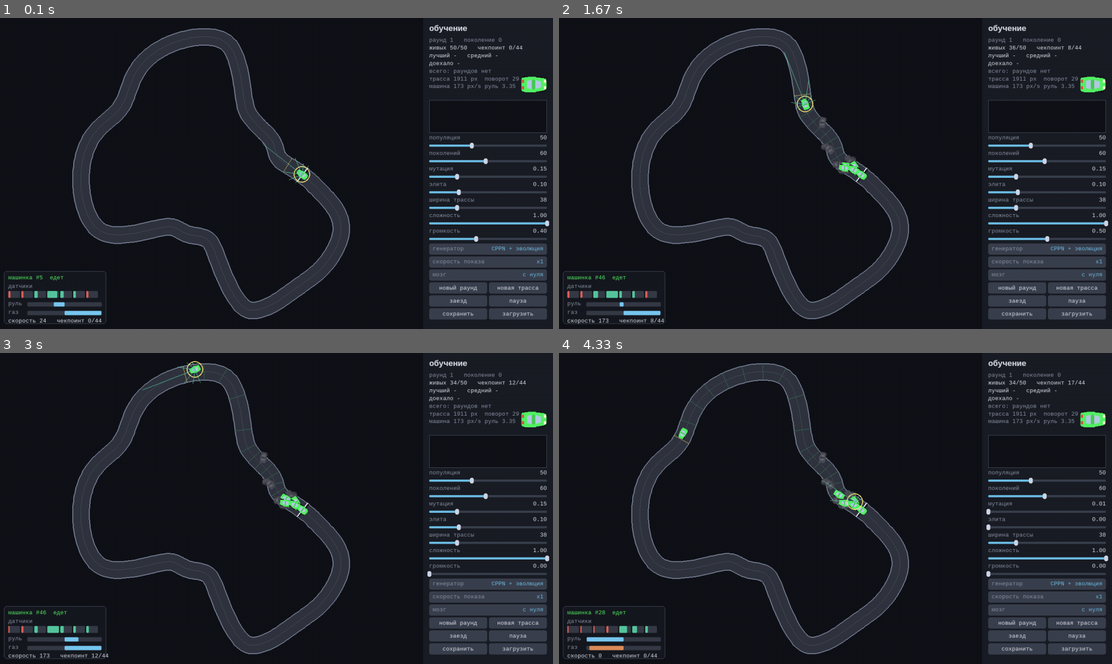
Above: before the commit, frames 1-4 (two rows, left to right).
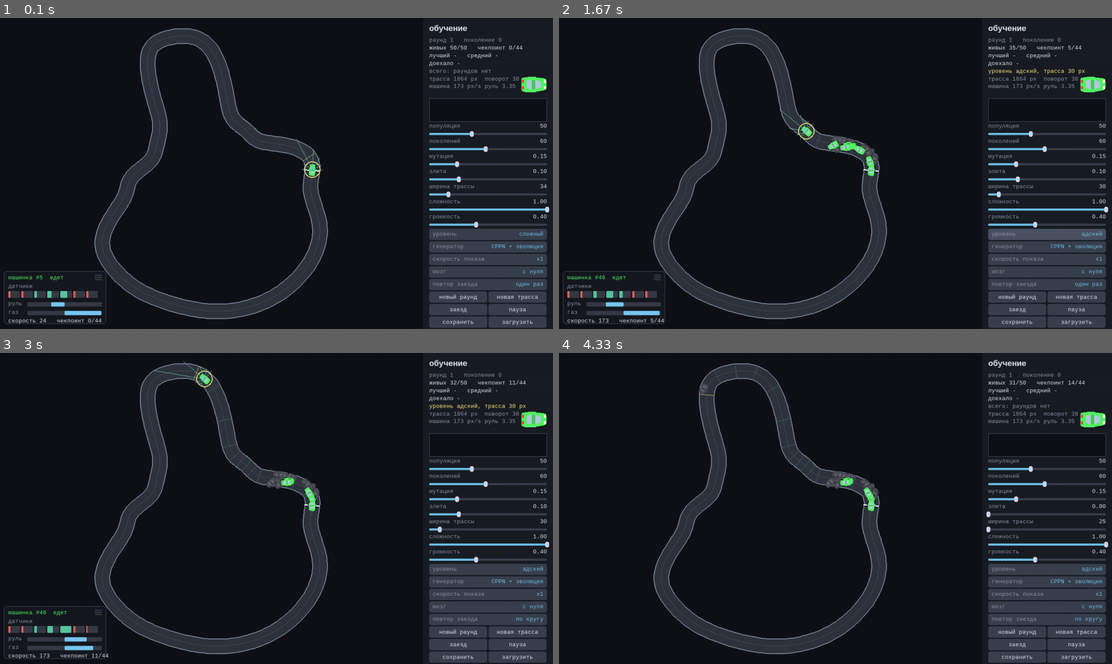
Above: after the commit, the same moments.

Repository: ALEXalesha/AiCar
Game: pygame game, started from main.py
The game is run twice, just before and just after one commit, with the same random seed, the same clock (stepped at 60 frames per second) and the same inputs.
Inputs (mouse positions are in pixels of both pictures, inside the frame that each line leads up to):
- Up to frame 1 (0.1 s): no input
- Up to frame 2 (1.67 s): press the mouse at (835, 195) at 0.37 s; move the mouse to (769, 185) at 0.47 s; release the mouse at (702, 176) at 0.6 s; hold N 0.67-1.13 s; click (1045, 235) at 1.22 s, where only the run after the commit has a clickable "уровень"; hold L from 1.5 s (still down)
- Up to frame 3 (3 s): release L at 1.97 s; press the mouse at (458, 645) at 2.03 s; move the mouse to (265, 570) at 2.13 s; release the mouse at (71, 499) at 2.27 s; press the mouse at (486, 570) at 2.37 s; move the mouse to (458, 595) at 2.47 s; release the mouse at (431, 620) at 2.6 s; press the mouse at (486, 570) at 2.7 s; move the mouse to (453, 524) at 2.8 s; release the mouse at (414, 480) at 2.93 s
- Up to frame 4 (4.33 s): click (614, 632) at 3.05 s, where only the run after the commit has a clickable "машинка #46 едет"; click (929, 427) at 3.38 s; press the mouse at (1045, 524) at 3.7 s; move the mouse to (896, 564) at 3.8 s; release the mouse at (741, 608) at 3.93 s; press the mouse at (1045, 508) at 4.03 s; move the mouse to (973, 533) at 4.13 s; release the mouse at (901, 552) at 4.27 s

The runs differ from the first frame. In frame 1, 19% of the frame differs, in the area x 6-100%, y 3-100%; in frame 2, 19%; in frame 3, 19%; in frame 4, 20%, in the area x 0-100%, y 3-100%.

Commit message:
Уровни сложности, повтор заезда, перетаскиваемая телеметрия, режим без слежения
Уровень это пресет из ширины трассы и сложности. По замеру на 12 сидах
выбран сложный (ширина 34) по умолчанию: доезжают 10 из 12, медиана
16.5 поколений, ни одной мгновенной победы. Прежние 38 давали максимум
пять попыток, что слишком быстро.

Повтор заезда: один раз, по кругу или не показывать.

Телеметрия перетаскивается мышью и не выходит за пределы поля. Клик по
пустому асфальту выключает слежение, клавиша N тоже.

Найдено тестом: телеметрия записывала вычисленный номер обратно в поле
режима, из-за чего режим слежения за лидером молча превращался
в слежение за конкретной машинкой и залипал.

Co-Authored-By: Claude Opus 5 <noreply@anthropic.com>

Diff:
--- a/config.py
+++ b/config.py
@@ -30,7 +30,7 @@
 N_IN = N_RAYS + 1
 
 TRACK_POINTS = 360
-TRACK_WIDTH = 38.0
+TRACK_WIDTH = 34.0
 CHECKPOINT_STEP = 8
 R_MIN, R_MAX = 120.0, 330.0
 LEN_MIN, LEN_MAX = 1800.0, 4500.0
--- a/main.py
+++ b/main.py
@@ -27,10 +27,23 @@
 STATE_NAME = {TRAINING: "обучение", SHOWCASE: "показательный заезд", DONE: "заезд окончен"}
 SPEED_NAMES = ("x1", "x5", "x20", "без отрисовки")
 BRAIN_NAMES = ("с нуля", "продолжить")
+REPLAY_ONCE, REPLAY_LOOP, REPLAY_OFF = "один раз", "по кругу", "не показывать"
+REPLAY_NAMES = (REPLAY_ONCE, REPLAY_LOOP, REPLAY_OFF)
+WATCH_LEADER, WATCH_NONE = "leader", "none"
+
+LEVELS = (
+    ("лёгкий", 46, 0.4),
+    ("обычный", 40, 0.7),
+    ("сложный", 34, 1.0),
+    ("адский", 30, 1.0),
+)
+LEVEL_NAMES = tuple(name for name, _, _ in LEVELS)
+DEFAULT_LEVEL = 2
+PICK_RADIUS = 40.0
 GEN_CPPN, GEN_MODEL = "CPPN + эволюция", "обученная модель"
 
-STATS_H = 176
-GRAPH_H = 76
+STATS_H = 172
+GRAPH_H = 54
 MESSAGE_FRAMES = 150
 
 
@@ -48,13 +61,16 @@
         self.rng = np.random.default_rng(seed)
         self.generator = trackgen.Generator() if trackgen.available() else None
         self.build_panel()
+        self.level_shown = DEFAULT_LEVEL
         self.audio = sound.SoundBank(self.ui.value("volume"))
         self.totals = stats.load_totals()
         self.message = ""
         self.message_left = 0
         self.paused = False
         self.best_brain = None
-        self.watched = None
+        self.watched = WATCH_LEADER
+        self.hud = render.hud_rect(self.view)
+        self.hud_grab = None
         self.last_fitness = None
         self.rounds = 0
         self.running = True
@@ -71,10 +87,12 @@
         p.slider("width", "ширина трассы", 25, 80, cfg.TRACK_WIDTH, integer=True)
         p.slider("difficulty", "сложность", 0.0, 1.0, cfg.DIFFICULTY)
         p.slider("volume", "громкость", 0.0, 1.0, cfg.VOLUME)
+        p.toggle("level", "уровень", LEVEL_NAMES, DEFAULT_LEVEL)
         names = (GEN_CPPN, GEN_MODEL) if self.generator else (GEN_CPPN,)
         p.toggle("generator", "генератор", names)
         p.toggle("speed", "скорость показа", SPEED_NAMES)
         p.toggle("brain", "мозг", BRAIN_NAMES)
+        p.toggle("replay", "повтор заезда", REPLAY_NAMES)
         p.buttons([("round", "новый раунд"), ("track", "новая трасса")])
         p.buttons([("show", "заезд"), ("pause", "пауза")])
         p.buttons([("save", "сохранить"), ("load", "загрузить")])
@@ -121,7 +139,7 @@
         self.rounds += 1
         self.paused = False
         self.state = TRAINING
-        self.watched = None
+        self.watched = WATCH_LEADER
         self.race = race.Race(self.track, self.field, self.car, self.brains)
 
     def say(self, text):
@@ -142,7 +160,10 @@
         if self.race.n_finished or self.gen + 1 >= self.ui.value("generations"):
             self.totals = stats.record_round(self.totals, self.history)
             stats.save_totals(self.totals)
-            self.start_showcase()
+            if self.ui.value("replay") == REPLAY_OFF:
+                self.state = DONE
+            else:
+                self.start_showcase()
             return
 
         self.brains = evolution.evolve(self.brains, fit, self.rng,
@@ -179,6 +200,8 @@
             return
         if self.state == TRAINING:
             self.next_generation()
+        elif self.ui.value("replay") == REPLAY_LOOP:
+            self.start_showcase()
         else:
             self.state = DONE
 
@@ -206,15 +229,41 @@
         elif code == pygame.K_s and self.best_brain is not None:
             self.start_showcase()
         elif code == pygame.K_l:
-            self.watched = None
+            self.watched = WATCH_LEADER
+        elif code == pygame.K_n:
+            self.watched = WATCH_NONE
         elif pygame.K_1 <= code <= pygame.K_4:
             self.ui.widgets["speed"].index = code - pygame.K_1
 
     def click_field(self, pos):
-        if self.view.collidepoint(pos):
-            self.watched = self.race.nearest_to(self.camera.to_world(pos))
+        if not self.view.collidepoint(pos):
+            return
+        if self.telemetry() and self.hud.collidepoint(pos):
+            self.hud_grab = (pos[0] - self.hud.left, pos[1] - self.hud.top)
+            return
+        world = self.camera.to_world(pos)
+        index = self.race.nearest_to(world)
+        gap = float(np.linalg.norm(self.race.pos[index] - world))
+        self.watched = index if gap * self.camera.scale <= PICK_RADIUS else WATCH_NONE
+
+    def drag_hud(self, pos):
+        if self.hud_grab is None:
+            return
+        self.hud.topleft = (pos[0] - self.hud_grab[0], pos[1] - self.hud_grab[1])
+        self.hud.clamp_ip(self.view)
+
+    def apply_level(self):
+        index = self.ui.widgets["level"].index
+        if index == self.level_shown:
+            return
+        self.level_shown = index
+        _, width, difficulty = LEVELS[index]
+        self.ui.widgets["width"].value = width
+        self.ui.widgets["difficulty"].value = difficulty
+        self.say(f"уровень {LEVEL_NAMES[index]}, трасса {width} px")
 
     def apply_buttons(self):
+        self.apply_level()
         if self.ui.clicked("round"):
             self.new_round(new_car=True)
         if self.ui.clicked("track"):
@@ -248,8 +297,13 @@
         self.say("мозг загружен, поколение перезапущено")
 
     def telemetry(self):
-        index = self.race.watch(self.watched)
-        self.watched = index
+        if self.watched == WATCH_NONE:
+            return None
+        if self.watched == WATCH_LEADER:
+            index = self.race.leader
+        else:
+            index = self.race.watch(self.watched)
+            self.watched = index
         obs = self.race.observe()
         action = brain.forward(self.race.brains, obs)
         return {
@@ -272,10 +326,12 @@
             render.draw_path(self.screen, self.camera, self.path, render._lighter(self.car.color))
 
         watch = self.telemetry()
-        render.draw_cars(self.screen, self.camera, self.race, self.car, watch["index"])
-        render.draw_rays(self.screen, self.camera, self.race.pos[watch["index"]],
-                         self.race.angle[watch["index"]], watch["rays"] * cfg.RAY_MAX)
-        render.draw_telemetry(self.screen, self.view, self.font, self.car, watch)
+        render.draw_cars(self.screen, self.camera, self.race, self.car,
+                         watch["index"] if watch else None)
+        if watch:
+            render.draw_rays(self.screen, self.camera, self.race.pos[watch["index"]],
+                             self.race.angle[watch["index"]], watch["rays"] * cfg.RAY_MAX)
+            render.draw_telemetry(self.screen, self.hud, self.font, self.car, watch)
 
     def draw_stats(self):
         x = self.panel_rect.left + self.ui.pad
@@ -332,7 +388,11 @@
                 elif event.type == pygame.MOUSEBUTTONDOWN and event.button == 1:
                     self.click_field(event.pos)
                     self.ui.handle(event)
+                elif event.type == pygame.MOUSEMOTION and self.hud_grab is not None:
+                    self.drag_hud(event.pos)
                 else:
+                    if event.type == pygame.MOUSEBUTTONUP:
+                        self.hud_grab = None
                     self.ui.handle(event)
             self.apply_buttons()
 
--- a/render.py
+++ b/render.py
@@ -172,14 +172,20 @@
                          border_radius=2)
 
 
-def draw_telemetry(surf, view, font, veh, watch):
-    box = pygame.Rect(view.left + HUD_PAD, view.bottom - HUD_H - HUD_PAD, HUD_W, HUD_H)
+def hud_rect(view):
+    return pygame.Rect(view.left + HUD_PAD, view.bottom - HUD_H - HUD_PAD, HUD_W, HUD_H)
+
+
+def draw_telemetry(surf, box, font, veh, watch):
     pygame.draw.rect(surf, HUD_BG, box, border_radius=6)
     pygame.draw.rect(surf, MIDLINE, box, 1, border_radius=6)
 
     x, y = box.left + 10, box.top + 8
     state = "едет" if watch["alive"] else ("финиш" if watch["finished"] else "разбилась")
     surf.blit(font.render(f"машинка #{watch['index']}  {state}", True, veh.color), (x, y))
+    grip = pygame.Rect(box.right - 26, box.top + 8, 16, 3)
+    for row in range(3):
+        pygame.draw.rect(surf, BAR_BG, grip.move(0, row * 5))
     y += 20
 
     surf.blit(font.render("датчики", True, TEXT_DIM), (x, y))
--- /dev/null
+++ b/tests/test_game.py
@@ -0,0 +1,151 @@
+import functools
+import os
+
+import numpy as np
+import pygame
+
+os.environ.setdefault("SDL_VIDEODRIVER", "dummy")
+os.environ.setdefault("SDL_AUDIODRIVER", "dummy")
+
+import main
+
+
+@functools.lru_cache(maxsize=1)
+def game():
+    return main.Game(seed=0)
+
+
+def fresh():
+    g = game()
+    g.watched = main.WATCH_LEADER
+    g.hud = main.render.hud_rect(g.view)
+    g.hud_grab = None
+    return g
+
+
+def test_watching_nobody_hides_the_telemetry():
+    g = fresh()
+    g.watched = main.WATCH_NONE
+    assert g.telemetry() is None
+
+
+def test_watching_the_leader_picks_the_best_car():
+    g = fresh()
+    assert g.telemetry()["index"] == g.race.leader
+
+
+def test_watching_a_chosen_car_keeps_it():
+    g = fresh()
+    g.watched = 7
+    assert g.telemetry()["index"] == 7
+
+
+def test_telemetry_reports_what_the_network_sees():
+    g = fresh()
+    watch = g.telemetry()
+    assert len(watch["rays"]) == main.cfg.N_RAYS
+    assert np.all(watch["rays"] >= 0.0) and np.all(watch["rays"] <= 1.0)
+    assert -1.0 <= watch["steer"] <= 1.0
+    assert -1.0 <= watch["throttle"] <= 1.0
+
+
+def test_clicking_a_car_starts_watching_it():
+    g = fresh()
+    target = 11
+    point = g.camera.to_screen(g.race.pos[target])[0]
+    g.click_field((int(point[0]), int(point[1])))
+    assert g.race.watch(g.watched) in range(g.race.n)
+    assert g.watched != main.WATCH_NONE
+
+
+def test_clicking_empty_asphalt_stops_watching():
+    g = fresh()
+    far = g.camera.to_screen(g.track.center[len(g.track.center) // 2])[0]
+    g.click_field((int(far[0]), int(far[1])))
+    assert g.watched == main.WATCH_NONE
+
+
+def test_clicking_the_panel_changes_nothing():
+    g = fresh()
+    before = g.watched
+    g.click_field((g.panel_rect.centerx, g.panel_rect.centery))
+    assert g.watched == before
+
+
+def test_clicking_the_telemetry_grabs_it_instead_of_a_car():
+    g = fresh()
+    before = g.watched
+    g.click_field(g.hud.center)
+    assert g.hud_grab is not None
+    assert g.watched == before
+
+
+def test_dragging_moves_the_telemetry():
+    g = fresh()
+    g.click_field(g.hud.center)
+    g.drag_hud((500, 300))
+    assert g.hud.collidepoint(500, 300)
+
+
+def test_the_telemetry_cannot_leave_the_field():
+    g = fresh()
+    g.click_field(g.hud.center)
+    for target in ((-4000, -4000), (9000, 9000)):
+        g.drag_hud(target)
+        assert g.view.contains(g.hud)
+
+
+def test_dragging_without_a_grab_does_nothing():
+    g = fresh()
+    before = g.hud.topleft
+    g.drag_hud((500, 300))
+    assert g.hud.topleft == before
+
+
+def test_replay_toggle_has_three_modes():
+    assert game().ui.widgets["replay"].options == list(main.REPLAY_NAMES)
+
+
+def test_panel_widgets_fit_the_window():
+    g = game()
+    for widget in g.ui.widgets.values():
+        assert g.panel_rect.contains(widget.rect)
+
+
+def test_keys_switch_the_watch_mode():
+    g = fresh()
+    g.key(pygame.K_n)
+    assert g.watched == main.WATCH_NONE
+    g.key(pygame.K_l)
+    assert g.watched == main.WATCH_LEADER
+
+
+def test_levels_go_from_wide_to_narrow():
+    widths = [width for _, width, _ in main.LEVELS]
+    assert widths == sorted(widths, reverse=True)
+
+
+def test_switching_the_level_moves_the_sliders():
+    g = game()
+    for index, (name, width, difficulty) in enumerate(main.LEVELS):
+        g.ui.widgets["level"].index = index
+        g.apply_level()
+        assert g.ui.value("level") == name
+        assert g.ui.value("width") == width
+        assert abs(g.ui.value("difficulty") - difficulty) < 1e-9
+
+
+def test_the_level_is_applied_only_when_it_changes():
+    g = game()
+    g.ui.widgets["level"].index = 0
+    g.apply_level()
+    g.ui.widgets["width"].value = 71
+    g.apply_level()
+    assert g.ui.value("width") == 71
+
+
+def test_every_level_width_is_inside_the_slider_range():
+    g = game()
+    bar = g.ui.widgets["width"]
+    for _, width, _ in main.LEVELS:
+        assert bar.lo <= width <= bar.hi
--- a/ui.py
+++ b/ui.py
@@ -8,7 +8,7 @@
 SLIDER_H = 32
 BUTTON_H = 26
 TOGGLE_H = 26
-GAP = 4
+GAP = 3
 
 FILL = (58, 64, 78)
 ACTIVE = (110, 190, 230)
Not shown, changed: README.md
Binary file changed: docs/preview_game.png
Not shown, changed: docs/modules/main.md
Not shown, changed: docs/modules/render.md
